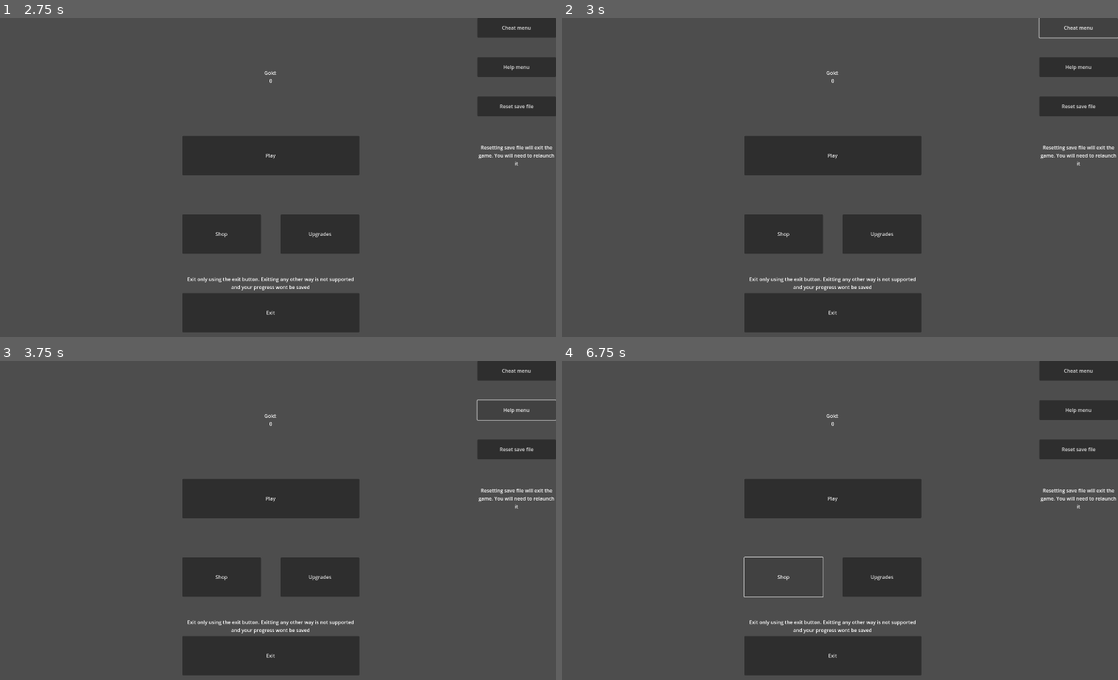
Above: before the commit, frames 1-4 (two rows, left to right).
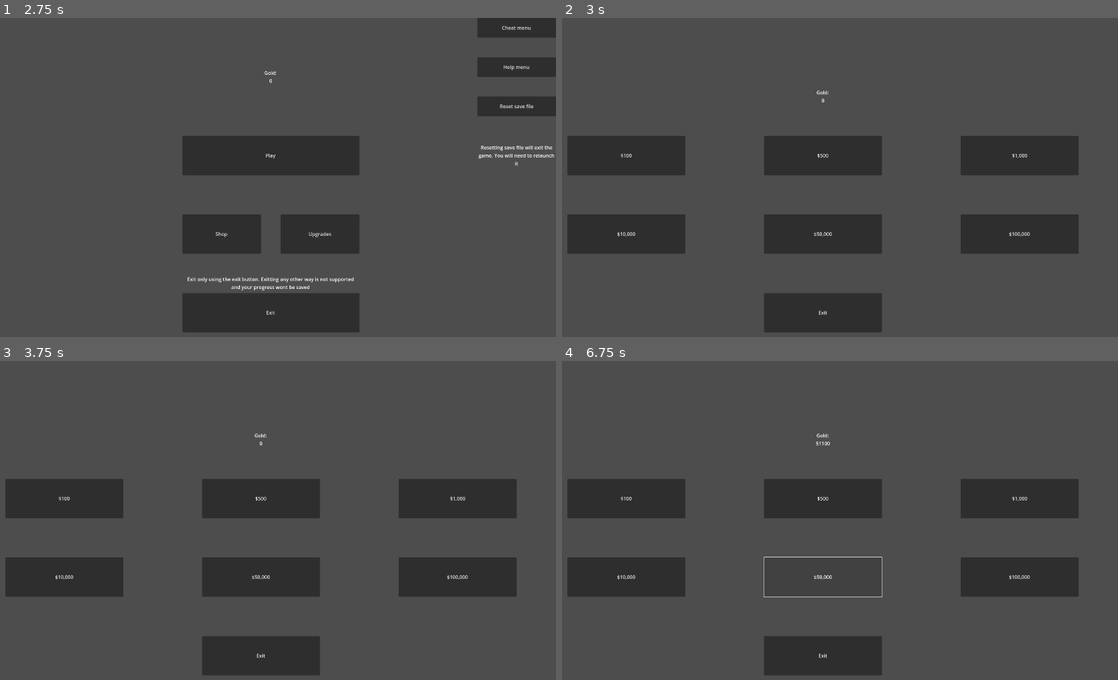
Above: after the commit, the same moments.

Repository: Mohit-Pala/Santa-Survivors
Game: Godot game, scene res://Game/Scenes/Ui/Load Game.tscn
Two runs of this game, one before a commit and one after it. Both use one fixed random seed, a clock stepped at 60 frames per second and the inputs below.
Inputs (mouse positions are in pixels of both pictures, inside the frame that each line leads up to):
- Up to frame 1 (2.75 s): no input
- Up to frame 2 (3 s): click "Cheat menu" at 2.75 s
- Up to frame 3 (3.75 s): click (517, 408) at 3.5 s, where only the run before the commit has a clickable "Help menu"
- Up to frame 4 (6.75 s): click (834, 498) at 4.25 s, where only the run before the commit has a clickable "Play"; click (834, 498) at 5 s, where only the run before the commit has a clickable "Play"; click (628, 498) at 5.75 s, where only the run after the commit has a clickable "$100"; click (784, 577) at 6.5 s, where only the run before the commit has a clickable "Shop"

Frame 1 is identical in both runs. In frame 2, 17% of the frame differs, in the area x 1-100%, y 0-99%; in frame 3, 17%; in frame 4, 17%.
Error in both runs: Invalid call. Nonexistent function 'changeLimitBreak' in base 'Node (upgrades.gd)'. (res://Game/Scripts/Ui/Load)

Commit message:
connected exit, cheat and help

Diff:
--- a/Game/Scenes/Ui/Main Menu.tscn
+++ b/Game/Scenes/Ui/Main Menu.tscn
@@ -98,3 +98,7 @@
 horizontal_alignment = 1
 vertical_alignment = 1
 autowrap_mode = 3
+
+[connection signal="pressed" from="Exit" to="." method="_on_exit_pressed"]
+[connection signal="pressed" from="Cheat" to="." method="_on_cheat_pressed"]
+[connection signal="pressed" from="Help" to="." method="_on_help_pressed"]
--- a/Game/Scripts/Ui/Main Menu.gd
+++ b/Game/Scripts/Ui/Main Menu.gd
@@ -3,3 +3,12 @@
 # Called when the node enters the scene tree for the first time.
 func _ready():
 	$"Gold label".text = "Gold:\n" + str(Gold.gold)
+
+func _on_exit_pressed():
+	get_tree().change_scene_to_file("res://Game/Scenes/Ui/Save Game.tscn")
+
+func _on_cheat_pressed():
+	get_tree().change_scene_to_file("res://Game/Scenes/Ui/Cheat Menu.tscn")
+
+func _on_help_pressed():
+	get_tree().change_scene_to_file("res://Game/Scenes/Ui/Help Menu.tscn")
--- a/Game/Scripts/Ui/Save Game.gd
+++ b/Game/Scripts/Ui/Save Game.gd
@@ -8,7 +8,7 @@
 	$"Saving Bar".max_value = saveCountdown
 	$"Exit Game".start(saveCountdown)
 
-func _physics_process(delta):
+func _physics_process(_delta):
 	$"Saving Bar".set_value($"Exit Game".get_time_left())
 	pass
 
